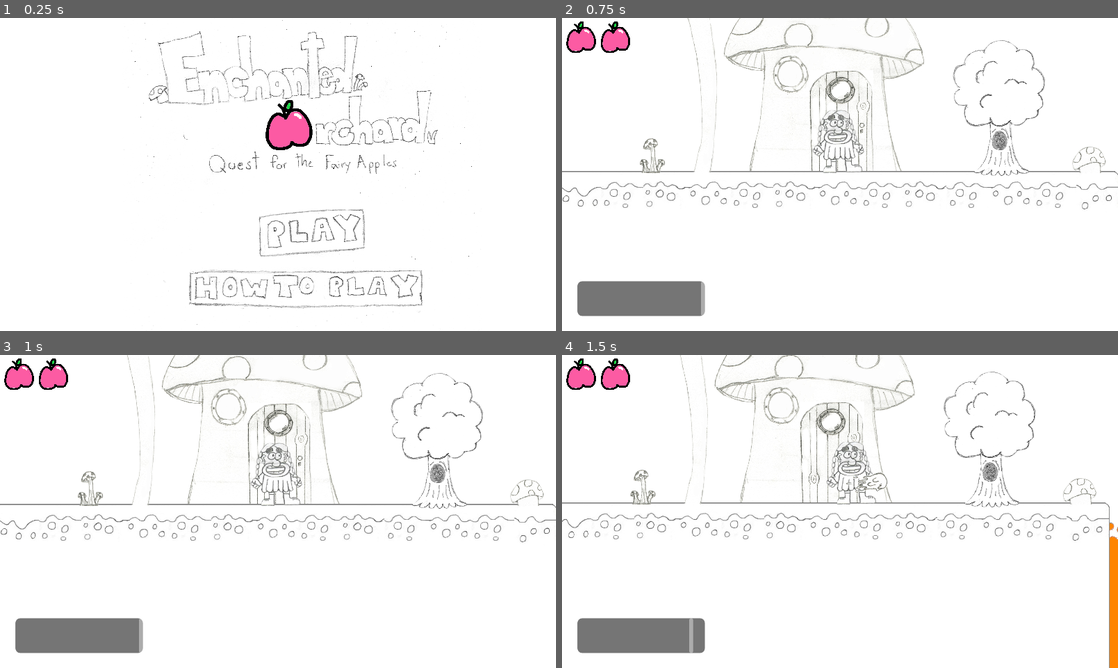
Above: before the commit, frames 1-4 (two rows, left to right).
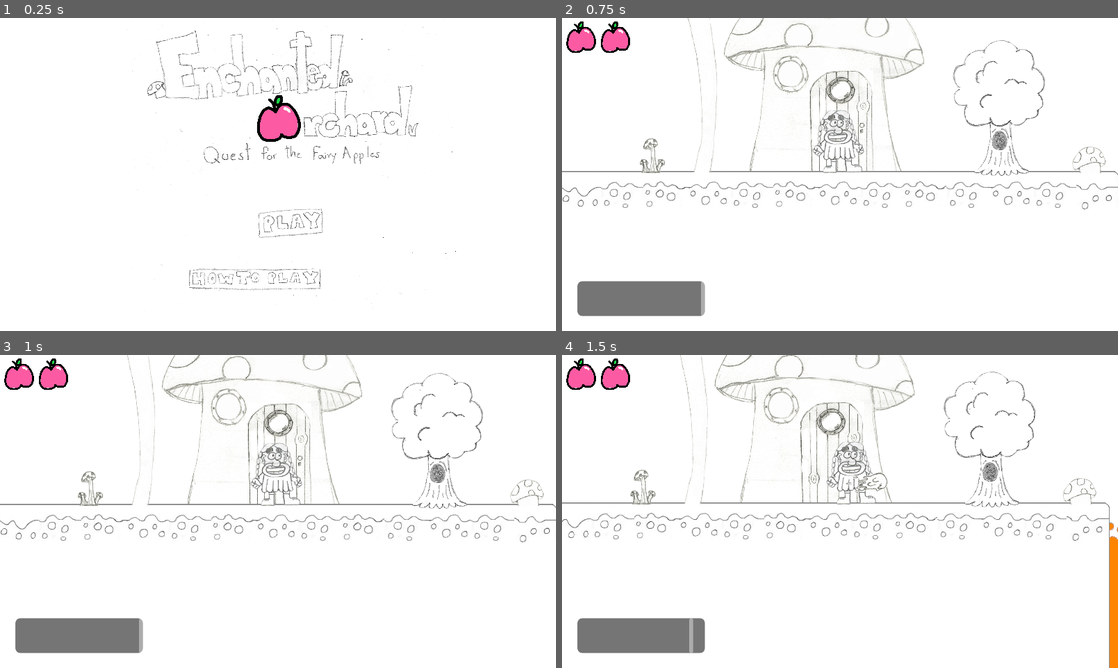
Above: after the commit, the same moments.

Repository: Arloco/game
Game: Godot game, scene res://Main_Menu/main_menu.tscn
The game is run twice, just before and just after one commit, with the same random seed, the same clock (stepped at 60 frames per second) and the same inputs.
Inputs (mouse positions are in pixels of both pictures, inside the frame that each line leads up to; where the layout moved, square brackets give the same spot in the first picture):
- Up to frame 1 (0.25 s): no input
- Up to frame 2 (0.75 s): click (862, 224) [873, 233] at 0.5 s
- Up to frame 3 (1 s): no input
- Up to frame 4 (1.5 s): move the mouse to (962, 495) at 1.27 s; hold Right (ui_right) from 1.28 s (still down); click (962, 495) at 1.35 s

The runs differ from the first frame. In frame 1, 5.0% of the frame differs, in the area x 22-86%, y 0-99%; in frame 2, nothing differs; in frame 3, nothing differs; in frame 4, nothing differs.

Commit message:
Update main_menu.tscn

Diff:
--- a/Main_Menu/main_menu.tscn
+++ b/Main_Menu/main_menu.tscn
@@ -1,10 +1,9 @@
 [gd_scene load_steps=9 format=3 uid="uid://b5jdlc28std2u"]
 
-[ext_resource type="Texture2D" uid="uid://biys8ct7ki1e3" path="res://FairyAppleTitleScreen.jpg" id="1_etwvq"]
 [ext_resource type="Texture2D" uid="uid://biys8ct7ki1e3" path="res://Art/FairyAppleTitleScreen.jpg" id="1_etwvq"]
 [ext_resource type="Script" path="res://Main_Menu/main_menu.gd" id="1_k7umi"]
-[ext_resource type="Texture2D" uid="uid://dowo4hr3aipf1" path="res://PlayButton.jpg" id="2_3lgwp"]
-[ext_resource type="Texture2D" uid="uid://bag2ee664wlnt" path="res://HowToPlayButton.jpg" id="3_hh2kk"]
+[ext_resource type="Texture2D" uid="uid://dowo4hr3aipf1" path="res://Art/PlayButton.jpg" id="2_3lgwp"]
+[ext_resource type="Texture2D" uid="uid://bag2ee664wlnt" path="res://Art/HowToPlayButton.jpg" id="3_hh2kk"]
 
 [sub_resource type="CanvasTexture" id="CanvasTexture_ecip1"]
 
@@ -19,8 +18,6 @@
 [node name="Main_Menu" type="Control"]
 layout_mode = 3
 anchors_preset = 0
-offset_right = 40.0
-offset_bottom = 40.0
 script = ExtResource("1_k7umi")
 
 [node name="EnchantedOrchard" type="TextureRect" parent="."]
